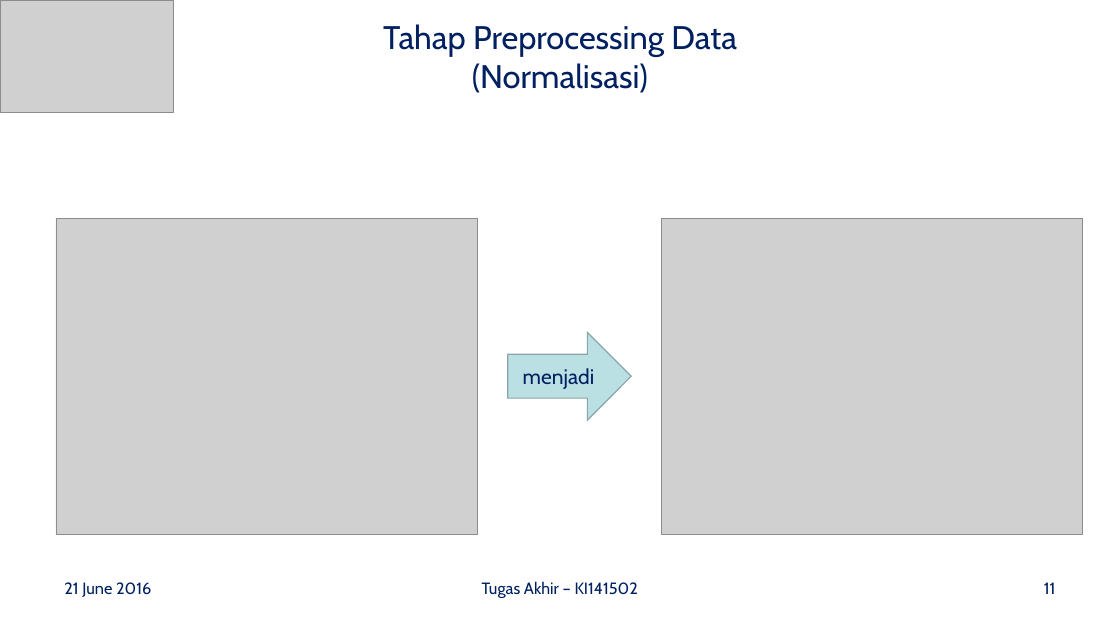
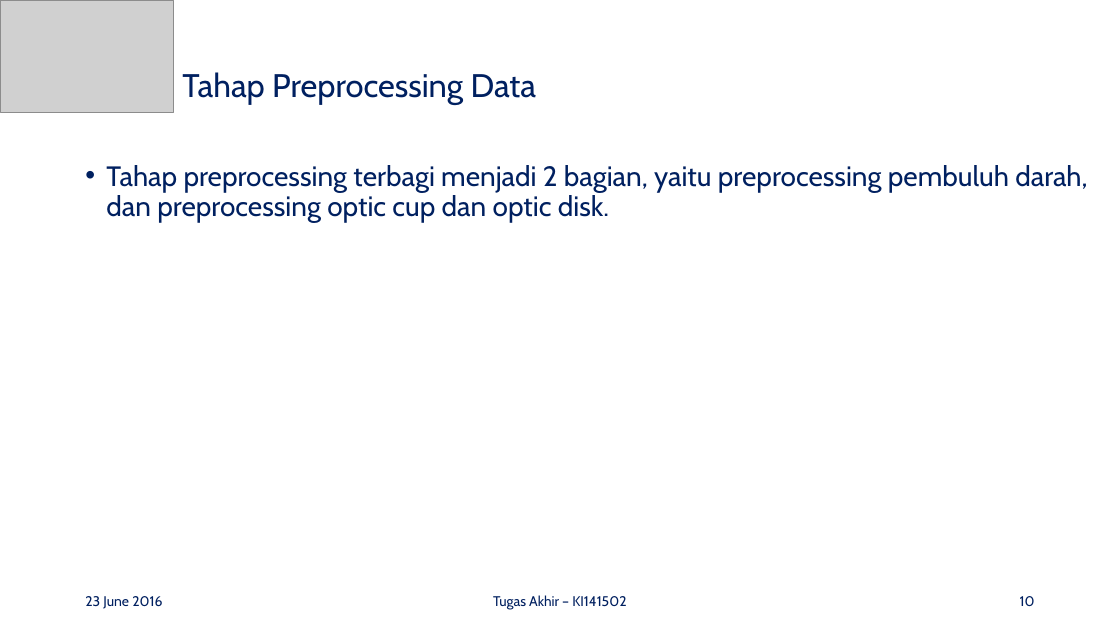
Before and after one commit to mustofa27/tugasAkhir, a slide deck: slide 10 of Bismillah Buku TA/Presentasi-TA_Ahmad-Mustofa_5112100100.pptx (slide 11 before the commit). Drawn at 1120x630 pixels with LibreOffice and Linux fonts; fonts in the diff are those of the drawing; grey boxes stand for pictures; background and template pictures are left out. Boxes give left, top, right and bottom in pixels: in the first picture for what was removed or moved away, otherwise in the second. Text is boxed around its words. In the diff, an @@ line names an element or a change of style, - is before the commit and + after.

```diff
--- a/Bismillah Buku TA/Presentasi-TA_Ahmad-Mustofa_5112100100.pptx
+++ b/Bismillah Buku TA/Presentasi-TA_Ahmad-Mustofa_5112100100.pptx
@@ title at [182, 72, 536, 105]: text changed @@
-Tahap Preprocessing Data
-(Normalisasi)
+Tahap Preprocessing Data
@@ text added at [106, 165, 1087, 222], 24 pt, text #002060 @@
+• Tahap preprocessing terbagi menjadi 2 bagian, yaitu preprocessing pembuluh darah, dan preprocessing optic cup dan optic disk.
@@ picture removed at [56, 218, 478, 534] @@
@@ picture removed at [661, 218, 1083, 534] @@
@@ right arrow removed at [507, 333, 631, 420] @@
-menjadi
@@ text "23 June 2016" at [85, 596, 162, 609]: vertical alignment top to middle @@
@@ text at [85, 596, 162, 609]: text changed; size 14 to 12 pt @@
-21 June 2016
+23 June 2016
@@ text "Tugas Akhir – KI141502": place and size @@
-text "Tugas Akhir – KI141502" at [482, 581, 638, 598]
+text "Tugas Akhir – KI141502" at [493, 595, 626, 610]
@@ text "Tugas Akhir – KI141502" at [493, 595, 626, 610]: size 14 to 12 pt; vertical alignment top to middle @@
@@ page number at [1020, 596, 1035, 606]: vertical alignment top to middle @@
@@ page number at [1020, 596, 1035, 606]: text changed; size 14 to 12 pt @@
-11
+10
```
Also in this commit, not shown: 42 other slides changed, 16 slides added, 8 slides removed, 2 other files.
